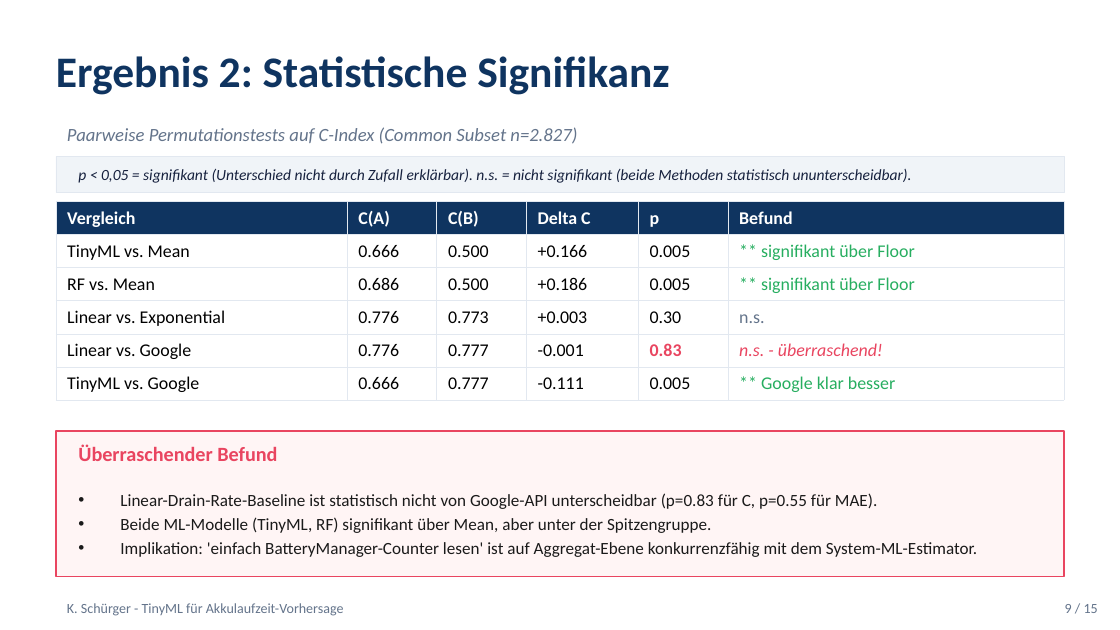
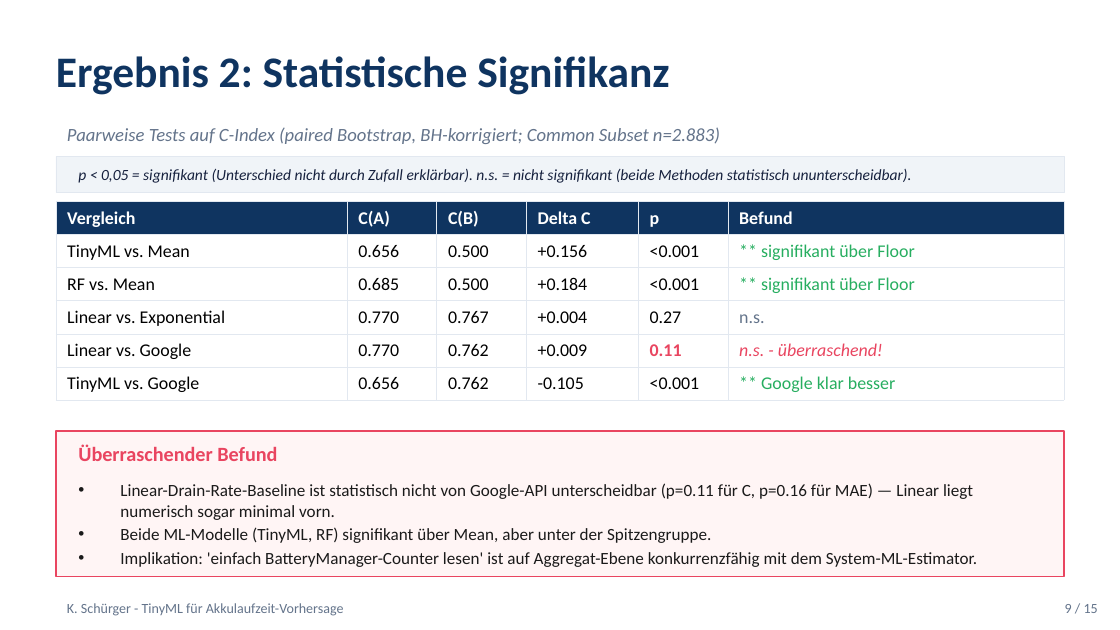
Before and after one commit to Keno-fsdf/HandyUsageRepo, a slide deck: slide 9 of paper/Paper_Verteidigung.pptx. Drawn at 1120x630 pixels with LibreOffice and Linux fonts; fonts in the diff are those of the drawing. Boxes give left, top, right and bottom in pixels: in the first picture for what was removed or moved away, otherwise in the second. Text is boxed around its words. In the diff, an @@ line names an element or a change of style, - is before the commit and + after.

```diff
--- a/paper/Paper_Verteidigung.pptx
+++ b/paper/Paper_Verteidigung.pptx
@@ text at (67,127,720,144): text changed @@
-Paarweise Permutationstests auf C-Index (Common Subset n=2.827)
+Paarweise Tests auf C-Index (paired Bootstrap, BH-korrigiert; Common Subset n=2.883)
@@ table at (56,202,1064,396) @@
-row 2: TinyML vs. Mean | 0.666 | 0.500 | +0.166 | 0.005 | ** signifikant über Floor
+row 2: TinyML vs. Mean | 0.656 | 0.500 | +0.156 | <0.001 | ** signifikant über Floor
-row 3: RF vs. Mean | 0.686 | 0.500 | +0.186 | 0.005 | ** signifikant über Floor
+row 3: RF vs. Mean | 0.685 | 0.500 | +0.184 | <0.001 | ** signifikant über Floor
-row 4: Linear vs. Exponential | 0.776 | 0.773 | +0.003 | 0.30 | n.s.
+row 4: Linear vs. Exponential | 0.770 | 0.767 | +0.004 | 0.27 | n.s.
-row 5: Linear vs. Google | 0.776 | 0.777 | -0.001 | 0.83 | n.s. - überraschend!
+row 5: Linear vs. Google | 0.770 | 0.762 | +0.009 | 0.11 | n.s. - überraschend!
-row 6: TinyML vs. Google | 0.666 | 0.777 | -0.111 | 0.005 | ** Google klar besser
+row 6: TinyML vs. Google | 0.656 | 0.762 | -0.105 | <0.001 | ** Google klar besser
@@ text at (120,483,973,520): text changed @@
-• Linear-Drain-Rate-Baseline ist statistisch nicht von Google-API unterscheidbar (p=0.83 für C, p=0.55 für MAE).
+• Linear-Drain-Rate-Baseline ist statistisch nicht von Google-API unterscheidbar (p=0.11 für C, p=0.16 für MAE) — Linear liegt numerisch sogar minimal vorn.
```
Also in this commit, not shown: 7 other slides changed, 3 other files.
